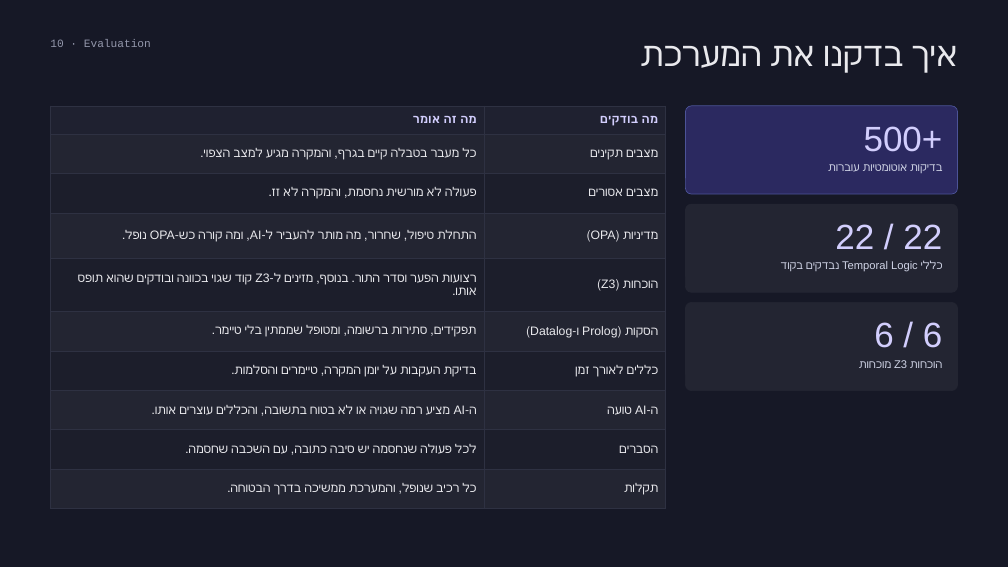
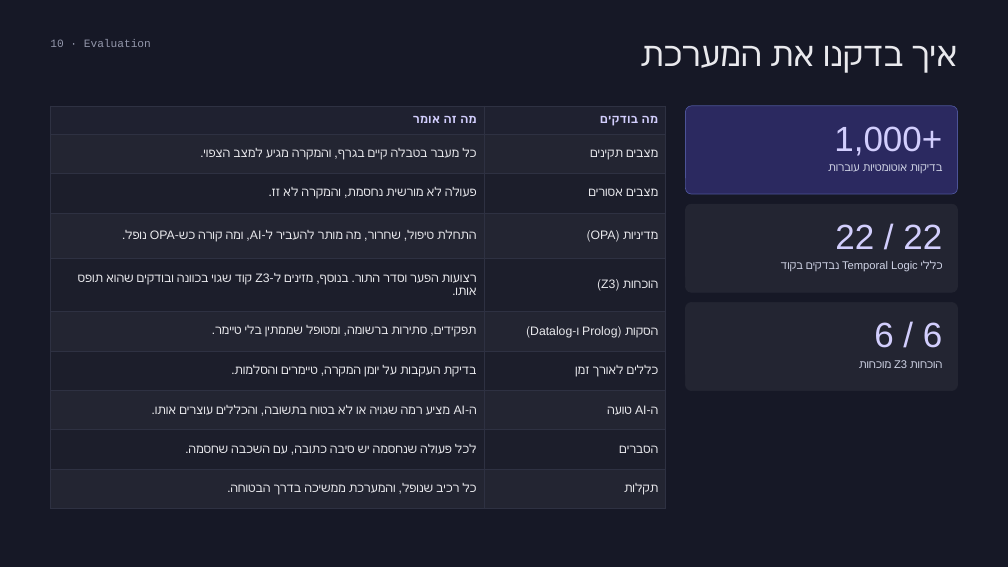
Before and after one commit to aoTeisha/triage-guard, a slide deck: slide 10 of docs/Triage_Guard_Presentation.pptx. Drawn at 1008x567 pixels with LibreOffice and Linux fonts; fonts in the diff are those of the drawing. Boxes give left, top, right and bottom in pixels: in the first picture for what was removed or moved away, otherwise in the second. Text is boxed around its words. In the diff, an @@ line names an element or a change of style, - is before the commit and + after.

```diff
--- a/docs/Triage_Guard_Presentation.pptx
+++ b/docs/Triage_Guard_Presentation.pptx
@@ text at bbox=[834, 126, 942, 156]: text changed @@
-500+
+1,000+
```
Also in this commit, not shown: 2 other slides changed.
